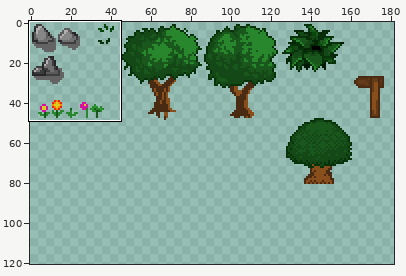
Two versions of one sprite sheet, Assets/Sprites/Levels/Assets/Levels TileSet.png. Above: a wide view before the commit, with the close-up outlined.
Close-up. Before:
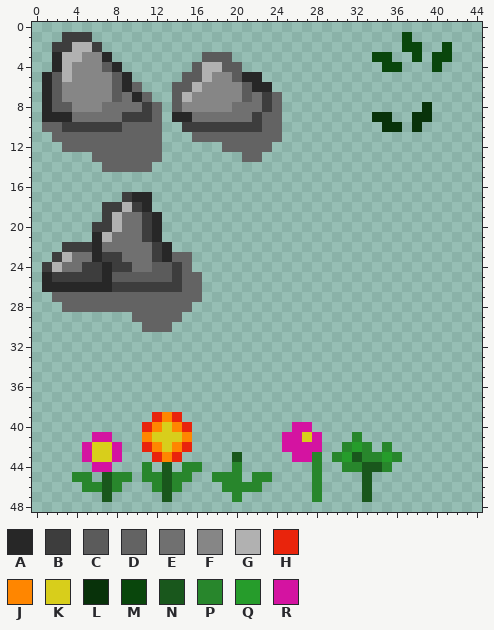
The file is 200x200 pixels. Colours within 5 levels of each other are drawn and written as one. Shown: x 0..44, y 0..48. The wide view leaves out empty margins. The commit also changed other parts of the picture, which this record leaves out.
Palette (. is transparent): A #272727  B #3d3d3d  C #5b5b5b  D #636363  E #707070  F #868686  G #b1b1b1  H #e9240c  J #ff8600  K #d8ce1b  L #08320a  M #09460c  N #19571c  P #28862c  Q #269c2b  R #d413a1
Pixels before, first column x 1:
 1 ..BBB...............................M....
 2 .BBGGB..............................MM..M
 3 .AGGFFA.........CCC..............MM..M.MM
 4 .AGFFFCA.......CGGCC..............MM...M.
 5 ACGFFFFCA.....CCGFFCAA...................
 6 ACFFFFFCAD...CCGFFFFCAA..................
 7 ACFFFFFCEAD..CGFFFFFCEBD.................
 8 ACCFFFEEEEBD.CFFFFFEEEBD..............L..
 9 AAAEEEEEBBBD.AAEEEEEEBDD.........LL..LL..
10 DDBBBBBBDDDD..BBBBBBBBDD..........LL.L...
11 .DDDDDDDDDDD...DDDDDDDDD.................
12 ..DDDDDDDDDD......DDDDD..................
13 .....DDDDDDD........DD...................
14 ......DDDDD..............................
15 .........................................
16 .........................................
17 ........BAA..............................
18 ......BBGBA..............................
19 ......BGEEBA.............................
20 .....BBGEEBA.............................
21 .....AGEEEBA.............................
22 ..BBBAEEEEEBA............................
23 .BGEEABBEEEBADD..........................
24 BGEEBBABBEECCBD..........................
25 ABBBBBACCCCCCBDD.........................
26 AAAAAAABBBBBBBDD.........................
27 .DDDDDDDDDDDDDDD.........................
28 ..DDDDDDDDDDDDD..........................
29 .........DDDDD...........................
30 ..........DDD............................
31 .........................................
32 .........................................
33 .........................................
34 .........................................
35 .........................................
36 .........................................
37 .........................................
38 .........................................
39 ...........HJH...........................
40 ..........HJKJH..........RR..............
41 .....RR...JKKKJ.........RRKR...P.........
42 ....RKKR..HJKJH.........RRRR..PQP.P......
43 ....RKKR...HJH.....N.....RRP.PQNPPQP.....
44 .....RR...P.N.PP...P.......P..PPNNP......
45 ...PP.NPP.PPNPP..PPP.PP....P....N........
46 ....PPNP...PNP....PPPP.....P....N........
47 ......N.....N......P.......P....N........
And afterwards:
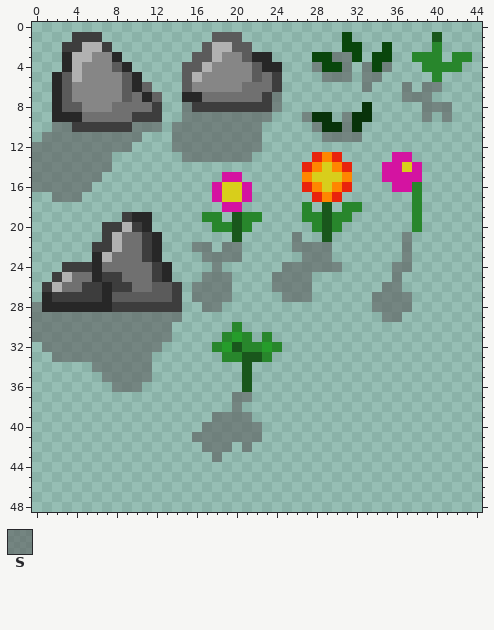
Colours new in this view: S #5b5b5b92
Edits made:
y 1: x 3 B -> .; x 6 . -> B; x 18..20 ... -> CCC; x 31 . -> M; x 37 M -> .; x 40 . -> N
y 2: x 2 B -> .; x 4 G -> B; x 6..7 B. -> GB; x 17..21 ..... -> CGGCC; x 31..32 .. -> MM; x 35 . -> M; x 37..38 MM -> ..; x 40..41 .M -> P.
y 3: x 2..3 AG -> .A; x 5 F -> G; x 7..8 A. -> FA; x 16 . -> C; x 18..23 CC.... -> GFFCAA; x 28..32 ..... -> MMSSM; x 38..43 M.MM.. -> PPP.PP
y 4: x 2..4 AGF -> .AG; x 7..9 CA. -> FCA; x 15 . -> C; x 18..24 GCC.... -> FFFFCAA; x 28..31 .... -> SMMS; x 33..36 ..MM -> SMS.; x 39..42 .M.. -> PPPP
y 5: x 1..4 ACGF -> .ACG; x 8..10 CA. -> FCA; x 16..17 CG -> GF; x 20..24 CAA.. -> FFCEB; x 29..31 ... -> SSS; x 33..34 .. -> SS; x 40 . -> P
y 6: x 1..3 ACF -> .AC; x 8..11 CAD. -> FCAD; x 14 C -> .; x 16 G -> F; x 21..24 CAA. -> EEEB; x 33 . -> S; x 37 . -> S; x 39..40 .. -> SS
y 7: x 1..3 ACF -> .AC; x 8..12 CEAD. -> FCEAD; x 14..21 CGFFFFFC -> .AAEEEEE; x 24 D -> S; x 37..39 ... -> SSS
y 8: x 1..2 AC -> .A; x 4 F -> C; x 7 E -> F; x 11..12 BD -> EB; x 14..22 CFFFFFEEE -> .SBBBBBBB; x 24 D -> S; x 33 . -> L; x 39..41 L.. -> SSS
y 9: x 1 A -> .; x 4 E -> A; x 9 B -> E; x 12 D -> B; x 14..24 AAEEEEEEBDD -> .SSSSSSSSS.; x 27..29 ... -> SLL; x 31..35 ...LL -> SLL..; x 38..39 LL -> .S; x 41 . -> S
y 10: x 1..3 DDB -> .SS; x 9..12 DDDD -> BSSS; x 14..24 .BBBBBBBBDD -> SSSSSSSSS..; x 28..32 ..... -> SLLSL; x 35..36 LL -> ..; x 38 L -> .
y 11: x 1..12 .DDDDDDDDDDD -> SSSSSSSSSS..; x 14..24 ..DDDDDDDDD -> SSSSSSSSS..; x 29..32 .... -> SSSS
y 12: x 0..12 ...DDDDDDDDDD -> SSSSSSSSSS...; x 14..23 .....DDDDD -> SSSSSSSSS.
y 13: x 0..12 ......DDDDDDD -> SSSSSSSS.....; x 15..22 ......DD -> SSSSSSS.; x 28..30 ... -> HJH; x 36..37 .. -> RR
y 14: x 0..11 .......DDDDD -> SSSSSSSS....; x 27..31 ..... -> HJKJH; x 35..38 .... -> RRKR
y 15: x 0..6 ....... -> SSSSSSS; x 19..20 .. -> RR; x 27..31 ..... -> JKKKJ; x 35..38 .... -> RRRR
y 16: x 0..5 ...... -> SSSSSS; x 18..21 .... -> RKKR; x 27..31 ..... -> HJKJH; x 36..38 ... -> RRP
y 17: x 2..4 ... -> SSS; x 9..11 BAA -> ...; x 18..21 .... -> RKKR; x 28..30 ... -> HJH; x 38 . -> P
y 18: x 7..11 BBGBA -> .....; x 19..20 .. -> RR; x 27 . -> P; x 29 . -> N; x 31..32 .. -> PP; x 38 . -> P
y 19: x 7..12 BGEEBA -> ..BAA.; x 17..18 .. -> PP; x 20..22 ... -> NPP; x 27..31 ..... -> PPNPP; x 38 . -> P
y 20: x 6 B -> .; x 8..12 GEEBA -> BGBA.; x 18..21 .... -> PPNP; x 28..30 ... -> PNP; x 38 . -> P
y 21: x 6..8 AGE -> .BG; x 20 . -> N; x 26 . -> S; x 29 . -> N; x 37 . -> S
y 22: x 3..8 BBBAEE -> ...BBG; x 11..13 EBA -> BA.; x 16..17 .. -> SS; x 19..20 .. -> SS; x 26..29 .... -> SSSS; x 37 . -> S
y 23: x 2..5 BGEE -> ....; x 7..8 BB -> GE; x 11..15 EBADD -> BA...; x 17..20 .... -> SSSS; x 27..29 ... -> SSS; x 37 . -> S
y 24: x 1..4 BGEE -> ..BB; x 6..9 BABB -> AEEE; x 12..15 CCBD -> BA..; x 18 . -> S; x 25..30 ...... -> SSSSSS; x 36..37 .. -> SS
y 25: x 1 A -> .; x 3..19 BBBBACCCCCCBDD... -> GEEABBEEEBA...SSS; x 24..27 .... -> SSSS; x 36 . -> S
y 26: x 1..6 AAAAAA -> BGEEBB; x 10..13 BBBB -> EECC; x 15..19 DD... -> .SSSS; x 24..27 .... -> SSSS; x 35..36 .. -> SS
y 27: x 1..19 .DDDDDDDDDDDDDDD... -> ABBBBBACCCCCCB.SSSS; x 25..27 ... -> SSS; x 34..37 .... -> SSSS
y 28: x 0..15 ...DDDDDDDDDDDDD -> SAAAAAAABBBBBBB.; x 17..18 .. -> SS; x 34..37 .... -> SSSS
y 29: x 0..14 ..........DDDDD -> SSSSSSSSSSSSSSS; x 35..36 .. -> SS
y 30: x 0..13 ...........DDD -> SSSSSSSSSSSSSS; x 20 . -> P
y 31: x 0..13 .............. -> SSSSSSSSSSSSSS; x 19..21 ... -> PQP; x 23 . -> P
y 32: x 1..12 ............ -> SSSSSSSSSSSS; x 18..24 ....... -> PQNPPQP
y 33: x 2..11 .......... -> SSSSSSSSSS; x 19..23 ..... -> PPNNP
y 34: x 6..11 ...... -> SSSSSS; x 21 . -> N
y 35: x 7..11 ..... -> SSSSS; x 21 . -> N
y 36: x 8..10 ... -> SSS; x 21 . -> N
y 37: x 20..21 .. -> SS
y 38: x 20 . -> S
y 39: x 12..14 HJH -> ...; x 18..21 .... -> SSSS
y 40: x 11..15 HJKJH -> .....; x 17..22 ...... -> SSSSSS; x 26..27 RR -> ..
y 41: x 6..7 RR -> ..; x 11..22 JKKKJ....... -> .....SSSSSSS; x 25..28 RRKR -> ....; x 32 P -> .
y 42: x 5..8 RKKR -> ....; x 11..15 HJKJH -> .....; x 17..19 ... -> SSS; x 21 . -> S; x 25..28 RRRR -> ....; x 31..33 PQP -> ...; x 35 P -> .
y 43: x 5..8 RKKR -> ....; x 12..14 HJH -> ...; x 18 . -> S; x 20 N -> .; x 26..28 RRP -> ...; x 30..36 PQNPPQP -> .......
y 44: x 6..7 RR -> ..; x 11 P -> .; x 13 N -> .; x 15..16 PP -> ..; x 20 P -> .; x 28 P -> .; x 31..35 PPNNP -> .....
y 45: x 4..5 PP -> ..; x 7..9 NPP -> ...; x 11..15 PPNPP -> .....; x 18..20 PPP -> ...; x 22..23 PP -> ..; x 28 P -> .; x 33 N -> .
y 46: x 5..8 PPNP -> ....; x 12..14 PNP -> ...; x 19..22 PPPP -> ....; x 28 P -> .; x 33 N -> .
y 47: x 7 N -> .; x 13 N -> .; x 20 P -> .; x 28 P -> .; x 33 N -> .
